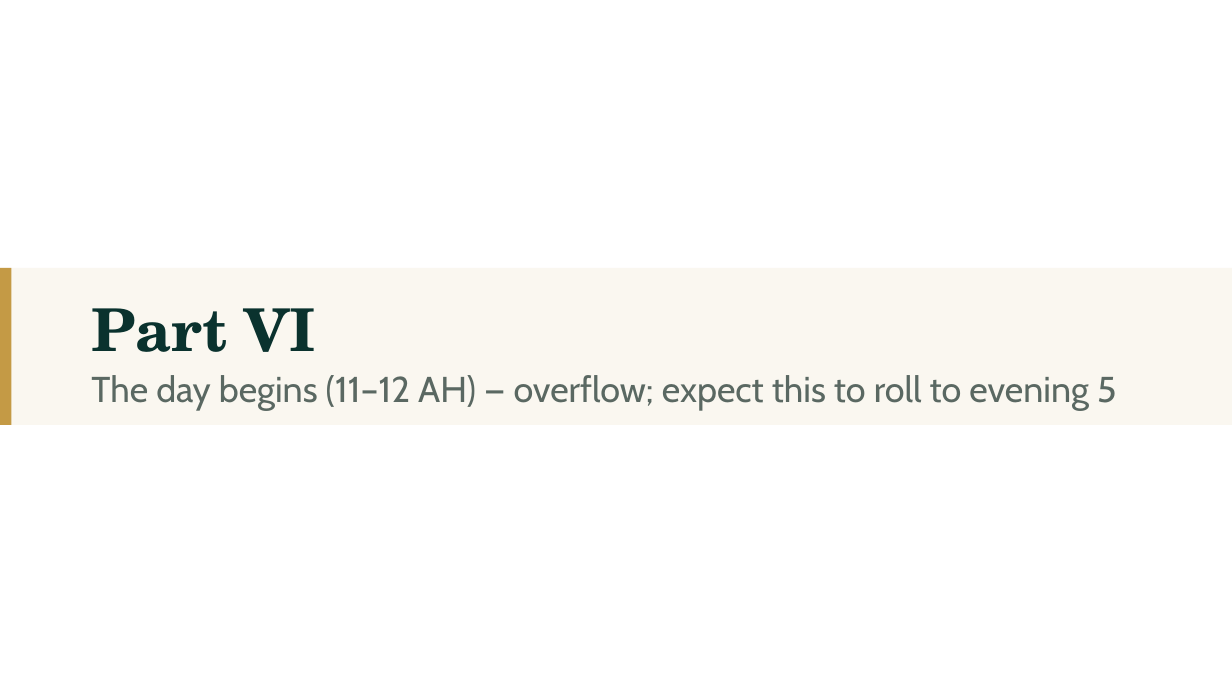
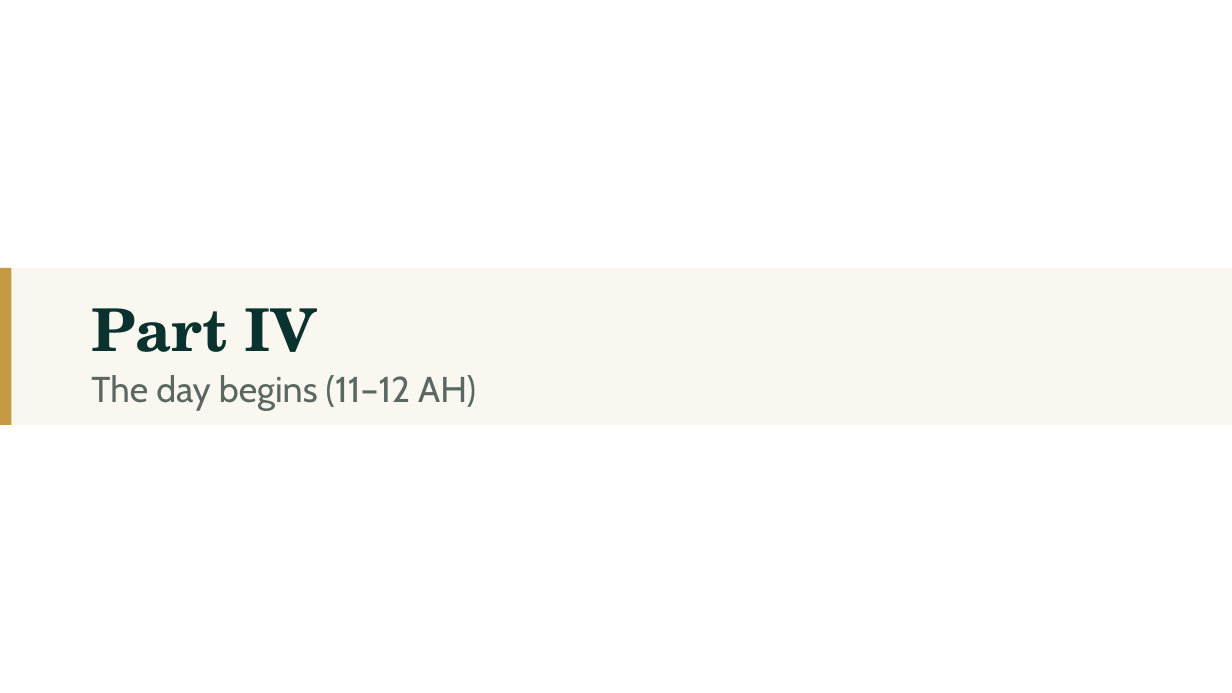
Before and after one commit to daniyalyasin93/2026SeptemberIslamicHistoryClass, a slide deck: slide 34 of S04_kinda_butah_yamama/S04.pptx (slide 56 before the commit). Drawn at 1232x693 pixels with LibreOffice and Linux fonts; fonts in the diff are those of the drawing. Boxes give left, top, right and bottom in pixels: in the first picture for what was removed or moved away, otherwise in the second. Text is boxed around its words. In the diff, an @@ line names an element or a change of style, - is before the commit and + after.

```diff
--- a/S04_kinda_butah_yamama/S04.pptx
+++ b/S04_kinda_butah_yamama/S04.pptx
@@ text at (x1=91, y1=308, x2=316, y2=352): text changed @@
-Part VI
+Part IV
@@ text at (x1=91, y1=375, x2=476, y2=411): text changed @@
-The day begins (11–12 AH) — overflow; expect this to roll to evening 5
+The day begins (11–12 AH)
```
Also in this commit, not shown: 28 other slides changed, 6 slides added, 1 slide removed, 15 other files.
